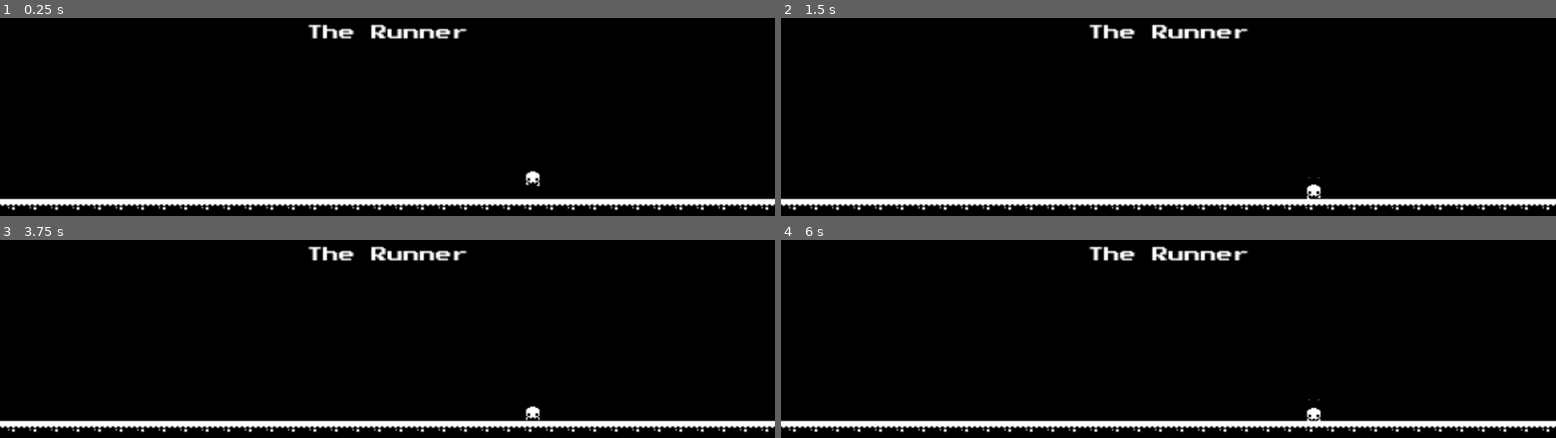
Above: before the commit, frames 1-4 (two rows, left to right).
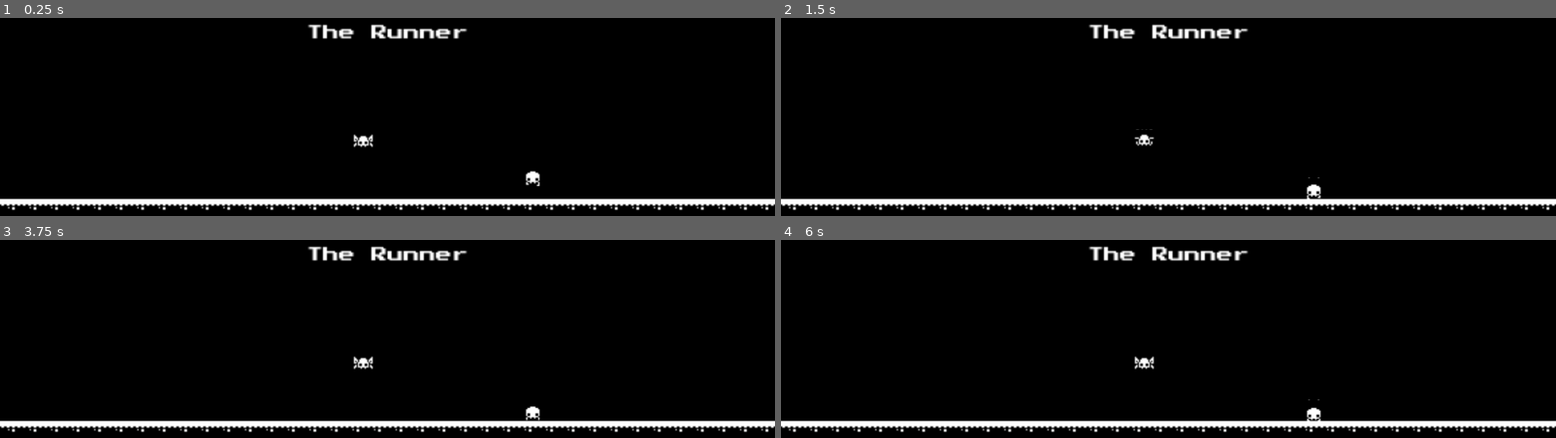
Above: after the commit, the same moments.

Repository: subedipanas/therunner
Game: Godot game, scene res://scenes/game_screen.tscn
The game is run twice, just before and just after one commit, with the same random seed, the same clock (stepped at 60 frames per second) and the same inputs.
Inputs:
- Up to frame 1 (0.25 s): no input
- Up to frame 2 (1.5 s): tap Enter at 0.5 s; tap Space at 1.25 s
- Up to frame 3 (3.75 s): tap Enter at 2, 3.5 s; tap Space at 2.75 s
- Up to frame 4 (6 s): tap Space at 4.25 s

The runs differ from the first frame. In frame 1, 0.1% of the frame differs, in the area x 45-49%, y 58-66%; in frame 2, 0.1%; in frame 3, 0.1%; in frame 4, 0.1%.

Commit message:
GD-27 added flying enemy to the scene

Diff:
--- /dev/null
+++ b/objects/flying_enemy.tscn
@@ -0,0 +1,42 @@
+[gd_scene load_steps=6 format=3 uid="uid://diddbdsixahgs"]
+
+[ext_resource type="Texture2D" uid="uid://bl57orunb7rxf" path="res://assets/game_tilemap_packed.png" id="1_h1pdy"]
+
+[sub_resource type="AtlasTexture" id="AtlasTexture_4pm4b"]
+atlas = ExtResource("1_h1pdy")
+region = Rect2(48, 304, 16, 16)
+
+[sub_resource type="AtlasTexture" id="AtlasTexture_gj8is"]
+atlas = ExtResource("1_h1pdy")
+region = Rect2(64, 304, 16, 16)
+
+[sub_resource type="SpriteFrames" id="SpriteFrames_ktx51"]
+animations = [{
+"frames": [{
+"duration": 1.0,
+"texture": SubResource("AtlasTexture_4pm4b")
+}, {
+"duration": 1.0,
+"texture": SubResource("AtlasTexture_gj8is")
+}],
+"loop": true,
+"name": &"Idle",
+"speed": 7.0
+}]
+
+[sub_resource type="CircleShape2D" id="CircleShape2D_xynqj"]
+radius = 5.09902
+
+[node name="FlyingEnemy" type="RigidBody2D"]
+gravity_scale = 0.0
+
+[node name="AnimatedSprite2D" type="AnimatedSprite2D" parent="."]
+position = Vector2(0, -8)
+sprite_frames = SubResource("SpriteFrames_ktx51")
+animation = &"Idle"
+autoplay = "Idle"
+frame_progress = 0.682651
+
+[node name="CollisionShape2D" type="CollisionShape2D" parent="."]
+position = Vector2(0, -8)
+shape = SubResource("CircleShape2D_xynqj")
--- a/scenes/game_level.tscn
+++ b/scenes/game_level.tscn
@@ -1,7 +1,8 @@
-[gd_scene load_steps=3 format=4 uid="uid://d1343cpjju6yj"]
+[gd_scene load_steps=4 format=4 uid="uid://d1343cpjju6yj"]
 
 [ext_resource type="TileSet" uid="uid://boiojmy8uq02k" path="res://tilesets/game_tileset.tres" id="1_ff7m1"]
 [ext_resource type="PackedScene" uid="uid://cdg0ltnyx3c27" path="res://objects/ground_enemy.tscn" id="2_id3s6"]
+[ext_resource type="PackedScene" uid="uid://diddbdsixahgs" path="res://objects/flying_enemy.tscn" id="3_3ddop"]
 
 [node name="GameLevel" type="Node2D"]
 
@@ -11,3 +12,6 @@
 
 [node name="GroundEnemy" parent="." instance=ExtResource("2_id3s6")]
 position = Vector2(396, 202)
+
+[node name="FlyingEnemy" parent="." instance=ExtResource("3_3ddop")]
+position = Vector2(270, 204)
